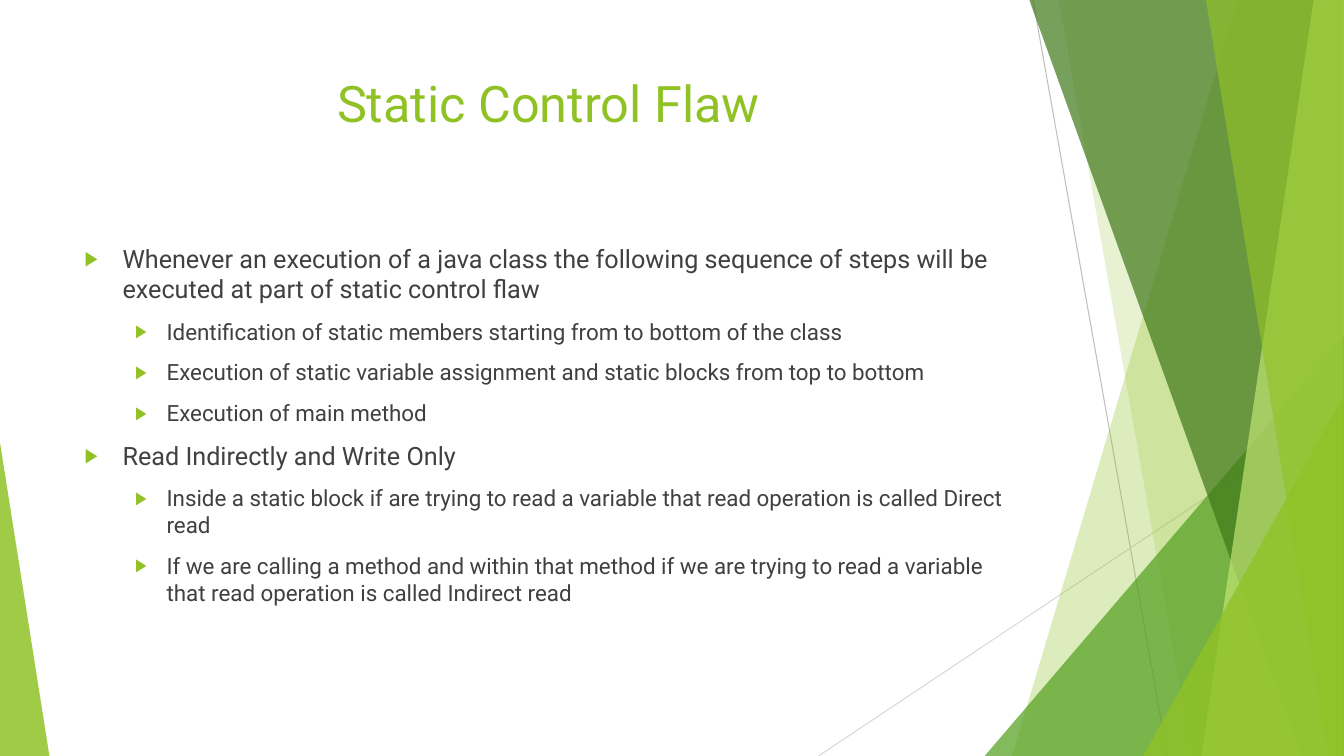
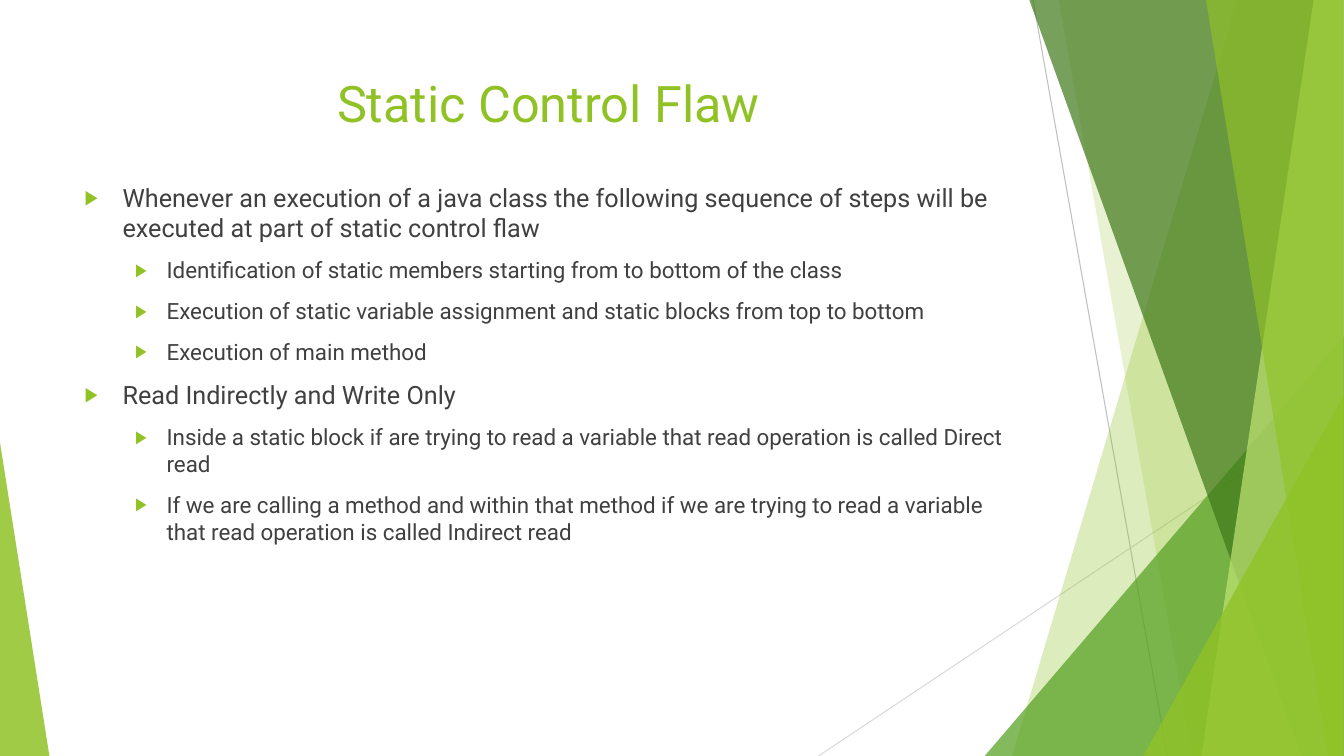
Before and after one commit to chinthanabt/EffectiveJava, a slide deck: slide 9 of EffectiveJava.pptx. Drawn at 1344x756 pixels with LibreOffice and Linux fonts; fonts in the diff are those of the drawing. Boxes give left, top, right and bottom in pixels: in the first picture for what was removed or moved away, otherwise in the second. Text is boxed around its words. In the diff, an @@ line names an element or a change of style, - is before the commit and + after.

```diff
--- a/EffectiveJava.pptx
+++ b/EffectiveJava.pptx
@@ text "Whenever an execution of a ..." moved from (x1=123, y1=249, x2=1002, y2=606) to (x1=123, y1=188, x2=1002, y2=545) @@
```
Also in this commit, not shown: 3 other slides changed, 4 other files.
